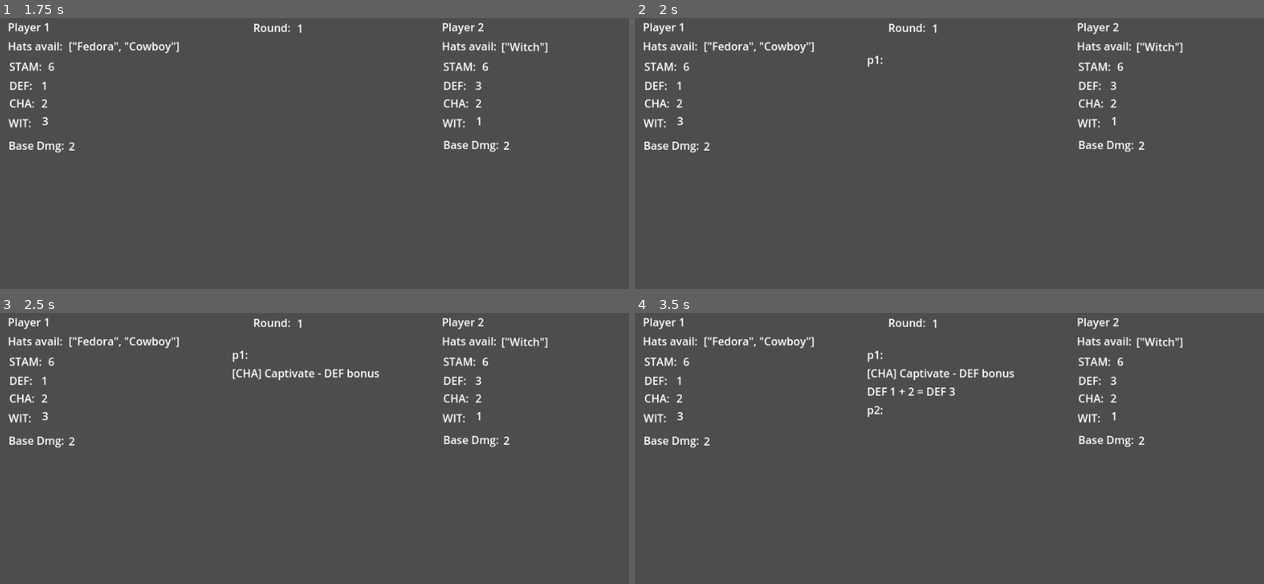
Above: before the commit, frames 1-4 (two rows, left to right).
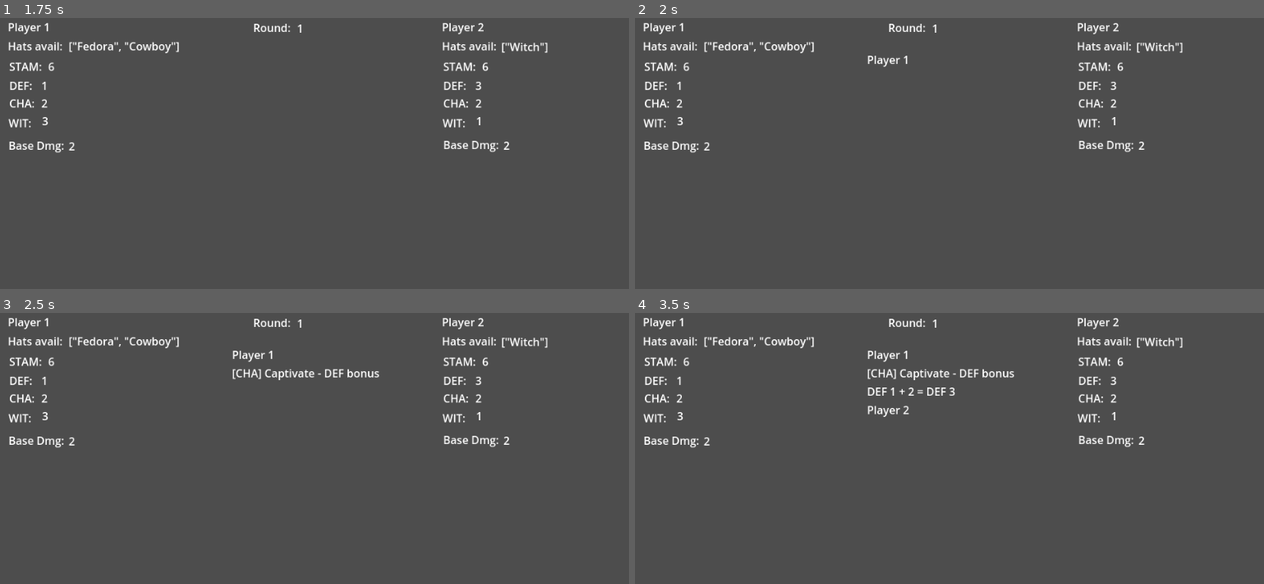
Above: after the commit, the same moments.

Repository: Sleeping-Robot-Games/Hat-Trick
Game: Godot game, scene res://play_test.tscn
Two runs of this game, one before a commit and one after it. Both use one fixed random seed, a clock stepped at 60 frames per second and the inputs below.
Inputs:
- Up to frame 1 (1.75 s): click "[CHA] Captivate - DEF bonus" at 0.5 s; click "[CHA] Captivate - DEF bonus" at 1.25 s
- Up to frame 2 (2 s): no input
- Up to frame 3 (2.5 s): hold Right (ui_right) from 2.03 s (still down)
- Up to frame 4 (3.5 s): tap Enter at 2.75 s; release Right (ui_right) at 2.78 s; hold Left (ui_left) from 2.78 s (still down)

Frame 1 is identical in both runs. In frame 2, 0.1% of the frame differs, in the area x 36-44%, y 13-19%; in frame 3, 0.1%; in frame 4, 0.2%, in the area x 36-44%, y 13-39%.

Commit message:
changes player name

Diff:
--- a/play_test.gd
+++ b/play_test.gd
@@ -207,7 +207,7 @@
 #	}
 	for i in range(players.size()):
 		var player = players[i]
-		add_outcome("%s:" % player.name)
+		add_outcome('Player 1' if (player.name == 'p1') else 'Player 2')
 		add_outcome(player.current_choice.label)
 		if player.current_choice.self:
 			apply_changes(player, player.current_choice)
